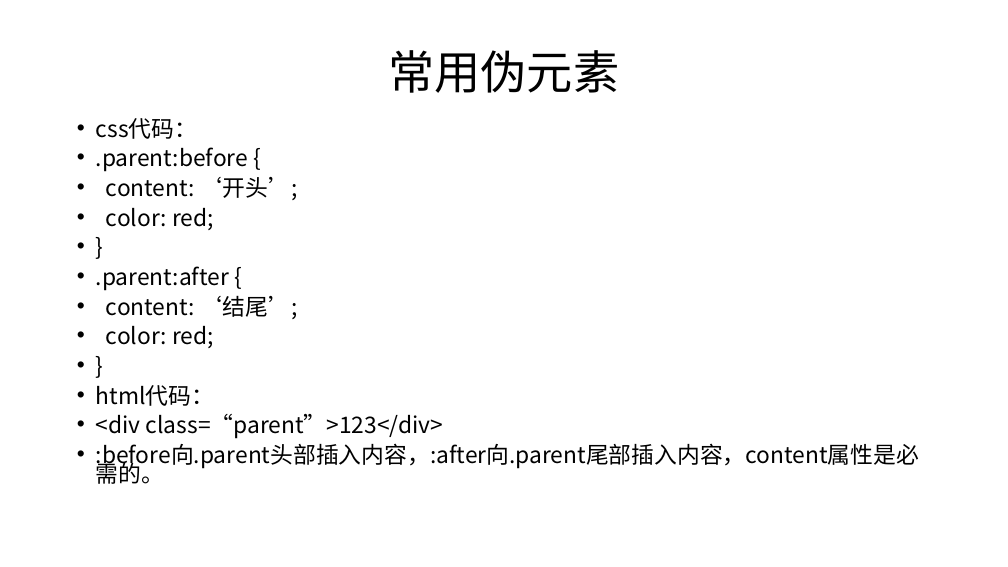
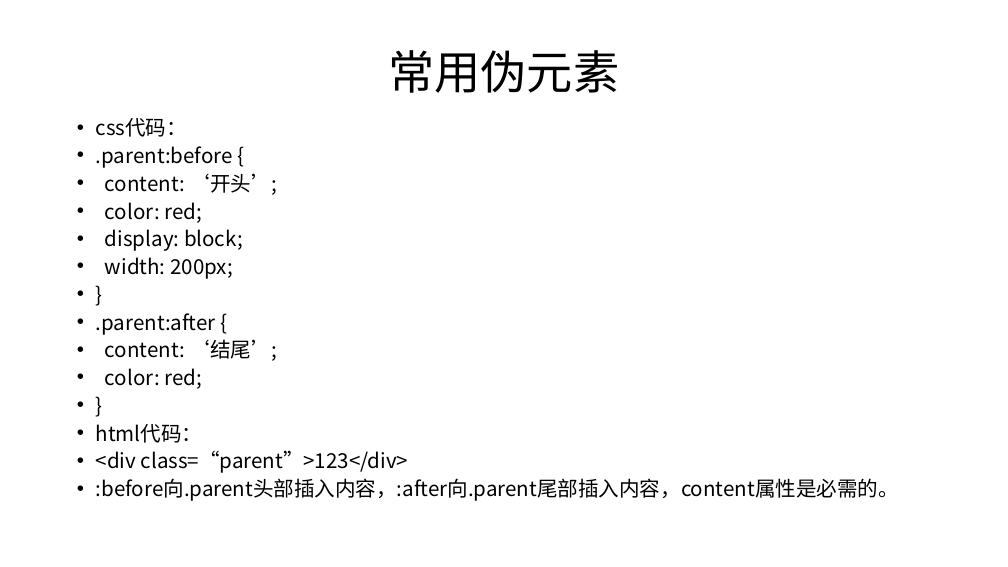
Before and after one commit to 1791317931/html-study, a slide deck: slide 12 of 材料/html/ppt/html-第五章.pptx. Drawn at 1008x567 pixels with LibreOffice and Linux fonts; fonts in the diff are those of the drawing. Boxes give left, top, right and bottom in pixels: in the first picture for what was removed or moved away, otherwise in the second. Text is boxed around its words. In the diff, an @@ line names an element or a change of style, - is before the commit and + after.

```diff
--- a/材料/html/ppt/html-第五章.pptx
+++ b/材料/html/ppt/html-第五章.pptx
@@ text at box(96, 118, 899, 501): size 21.7 to 19.6 pt in "css代码：", ".parent:before {", "content: ‘开头’;", "color: red;" and 8 more places @@
@@ text at box(105, 229, 243, 279): paragraphs added @@
+• display: block;
+• width: 200px;
```
Also in this commit, not shown: 2 other slides changed, 5 other files.
